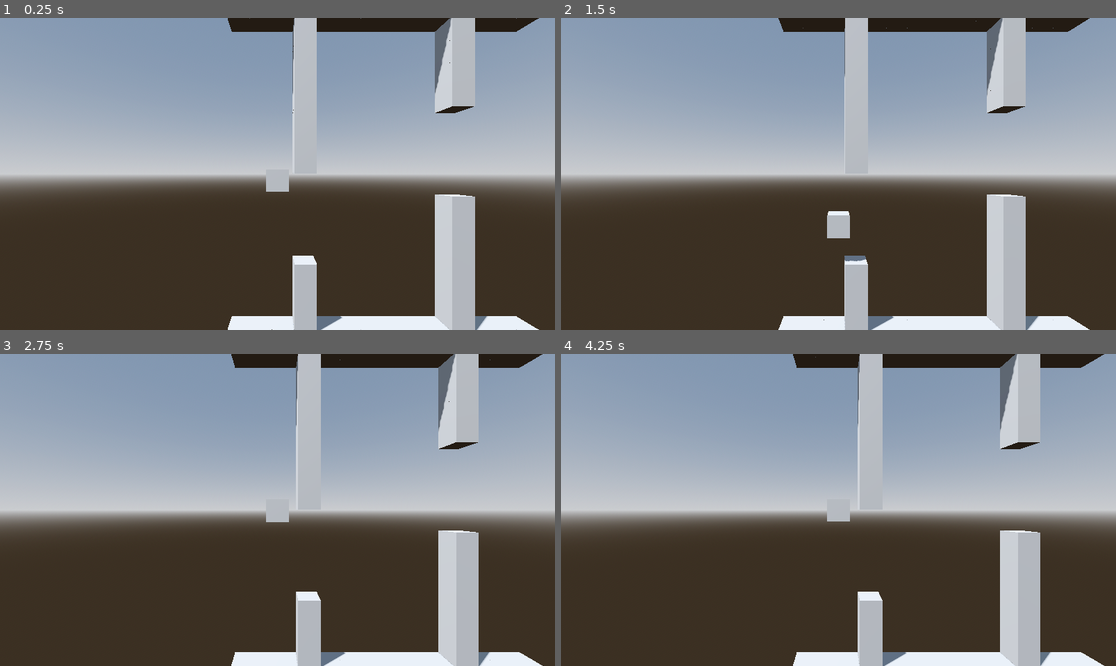
Above: before the commit, frames 1-4 (two rows, left to right).
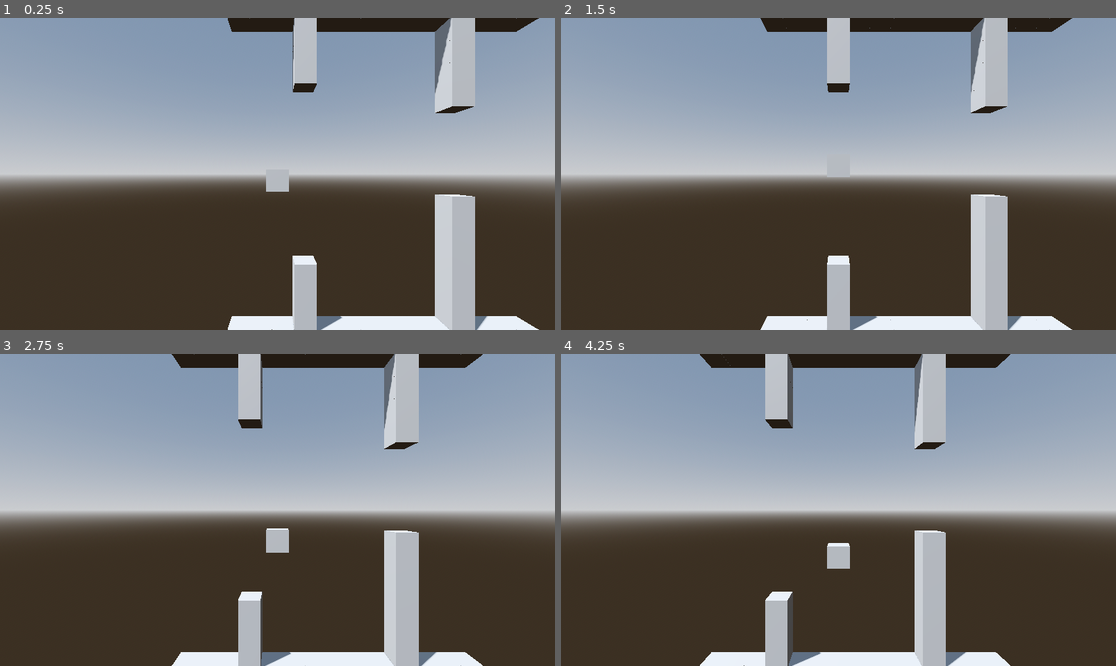
Above: after the commit, the same moments.

Repository: Trouperton/Floppy-Disk-Godot
Game: Godot game, scene res://scenes/Test_Level.tscn
Same seed, same stepped clock (60 frames per second), same inputs: the game is played once before the commit and once after it. The project has no main scene, so this scene is started directly.
Inputs:
- Up to frame 1 (0.25 s): no input
- Up to frame 2 (1.5 s): tap Enter (ui_accept) at 0.5, 0.77 s
- Up to frame 3 (2.75 s): tap Enter (ui_accept) at 1.52 s
- Up to frame 4 (4.25 s): tap Enter (ui_accept) at 3.02, 3.77 s

The runs differ from the first frame. In frame 1, 0.6% of the frame differs, in the area x 52-58%, y 20-45%; in frame 2, 11%; in frame 3, 17%, in the area x 30-98%, y 0-100%; in frame 4, 17%.

Commit message:
Created a base terrain segment.
Used one of the existing ones, will make more based off of this one.

Diff:
--- a/scenes/Test_Level.tscn
+++ b/scenes/Test_Level.tscn
@@ -2,6 +2,7 @@
 
 [ext_resource type="Script" uid="uid://bb0c4wvxjg78l" path="res://code/scripts/TerrainSegmentManager.gd" id="1_wkt5j"]
 [ext_resource type="MeshLibrary" uid="uid://cqwiys68401cq" path="res://resources/ML_Prototype.tres" id="1_yvvix"]
+[ext_resource type="PackedScene" uid="uid://b12h8njnd3dna" path="res://scenes/terrain_segments/TerrainSegment.tscn" id="2_wkt5j"]
 [ext_resource type="Script" uid="uid://bjvja0cw66hro" path="res://code/scripts/CharacterController.gd" id="3_6r4da"]
 
 [sub_resource type="ProceduralSkyMaterial" id="ProceduralSkyMaterial_7nyux"]
@@ -33,13 +34,7 @@
 [node name="SegmentManager" type="Node3D" parent="." unique_id=260624578]
 script = ExtResource("1_wkt5j")
 
-[node name="GridMap" type="GridMap" parent="SegmentManager" unique_id=142029549 groups=["obstacle"]]
-mesh_library = ExtResource("1_yvvix")
-cell_size = Vector3(1, 1, 1)
-data = {
-"cells": PackedInt32Array(1, 0, 655360, 65537, 0, 655360, 131073, 0, 655360, -2, 0, 0, -1, 0, 0, -65536, 0, 0, -65535, 0, 0, -65534, 0, 0, -65533, 0, 0, -65532, 0, 0, 458753, 0, 0, 524289, 0, 0, 589825, 0, 0, 655361, 0, 0, 720897, 0, 0, 786433, 0, 0, 851969, 0, 0, 917505, 0, 0, 917504, 0, 0, 917506, 0, 0, 983039, 0, 0, 983038, 0, 0, 917507, 0, 0, 917508, 0, 0)
-}
-metadata/_editor_floor_ = Vector3(0, 0, -1)
+[node name="GridMap" parent="SegmentManager" unique_id=960714774 instance=ExtResource("2_wkt5j")]
 
 [node name="GridMap2" type="GridMap" parent="SegmentManager" unique_id=1865966212 groups=["obstacle"]]
 transform = Transform3D(1, 0, 0, 0, 1, 0, 0, 0, 1, 7, 0, 0)
--- /dev/null
+++ b/scenes/terrain_segments/TerrainSegment.tscn
@@ -0,0 +1,11 @@
+[gd_scene format=3 uid="uid://b12h8njnd3dna"]
+
+[ext_resource type="MeshLibrary" uid="uid://cqwiys68401cq" path="res://resources/ML_Prototype.tres" id="1_tp6my"]
+
+[node name="TerrainSegment" type="GridMap" unique_id=960714774 groups=["obstacle"]]
+mesh_library = ExtResource("1_tp6my")
+cell_size = Vector3(1, 1, 1)
+data = {
+"cells": PackedInt32Array(1, 0, 655360, 65537, 0, 655360, 131073, 0, 655360, -2, 0, 0, -1, 0, 0, -65536, 0, 0, -65535, 0, 0, -65534, 0, 0, -65533, 0, 0, -65532, 0, 0, 720897, 0, 0, 786433, 0, 0, 851969, 0, 0, 917505, 0, 0, 917504, 0, 0, 917506, 0, 0, 983039, 0, 0, 983038, 0, 0, 917507, 0, 0, 917508, 0, 0)
+}
+metadata/_editor_floor_ = Vector3(0, 0, 0)
